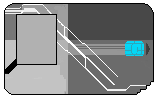
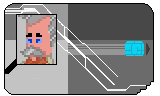
Layered file, before and after one edit (160x96). Changes by layer:
added layer "Layer 1" above "ae__id_card_2" over 17, 15, 56, 64
painted on "ae__id_card_2" over 6, 4, 75, 94
